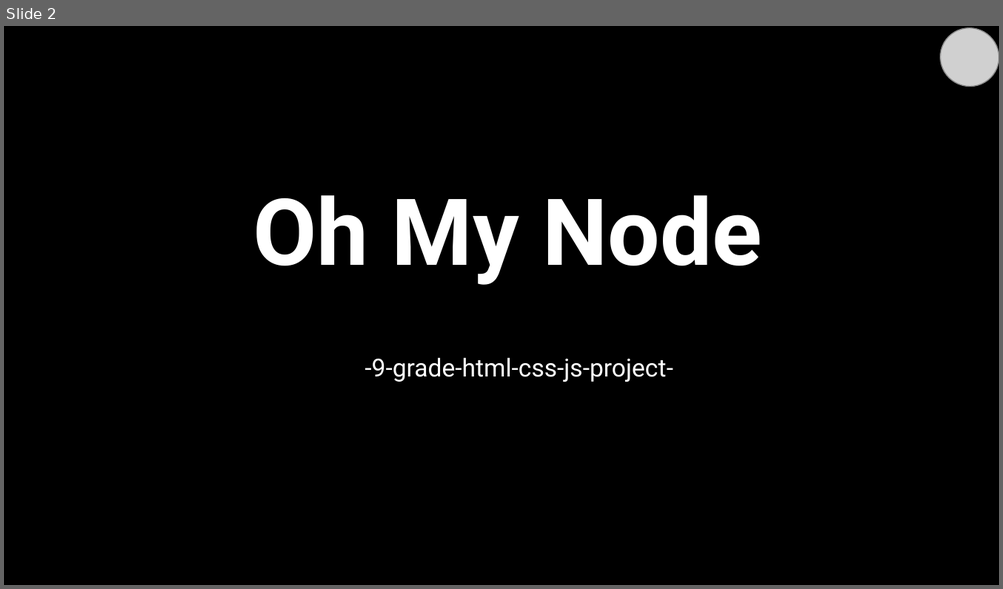
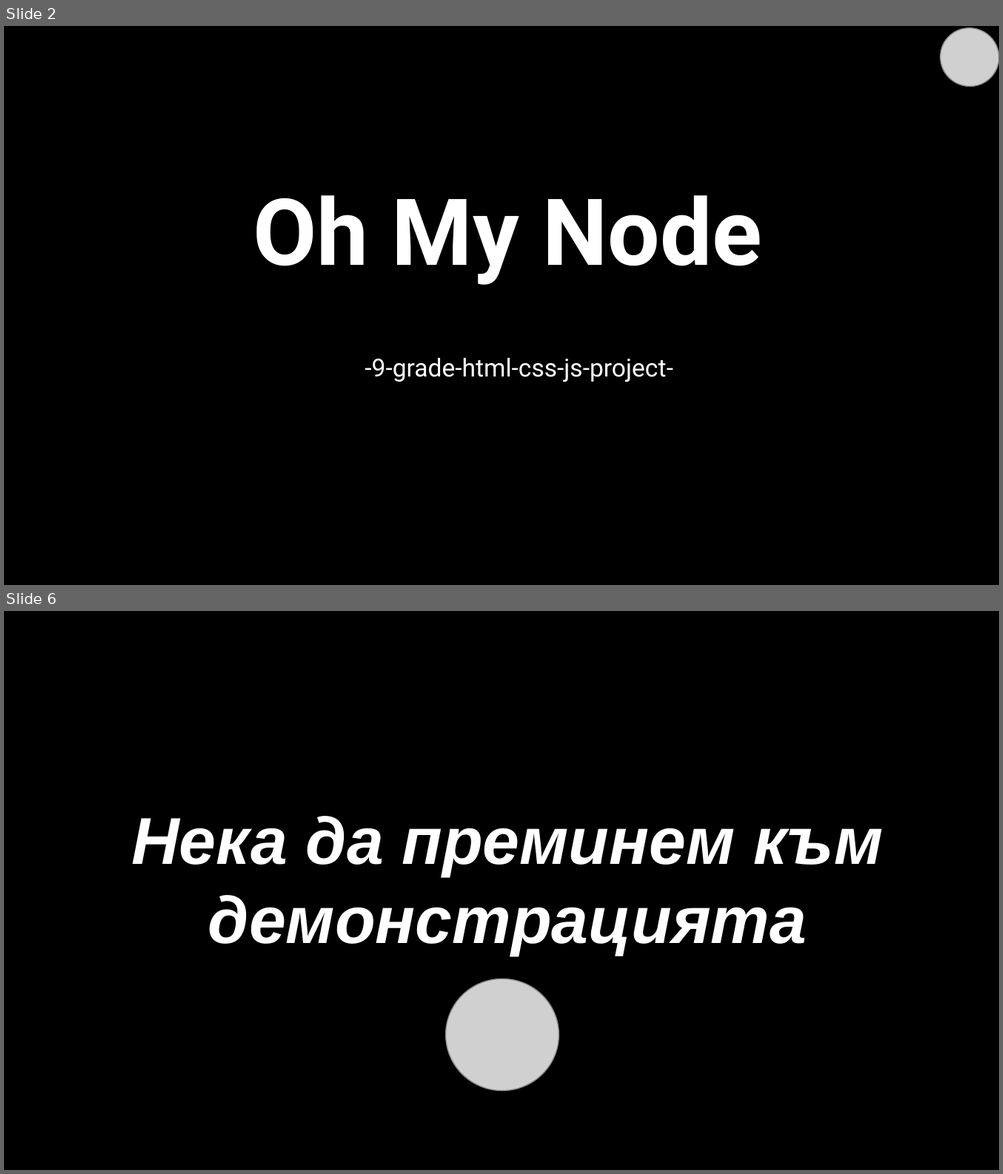
Before and after one commit to codingburgas/2526-dual-education-oh-my-node, a slide deck: docs/Oh My Node-Presentation.pptx. Shown one above the other, each under a label of ours: slide 2 before the commit, slides 2 and 6 after it; the slides between them are not shown. The pictures are 1003x589 and 1003x1174 pixels, drawn with LibreOffice and Linux fonts; fonts in the diff are those of the drawing; grey boxes stand for pictures; background and template pictures are left out. Boxes give left, top, right and bottom in pixels: in the first picture for what was removed or moved away, otherwise in the second. Text is boxed around its words. In the diff, an @@ line names an element or a change of style, - is before the commit and + after.

```diff
--- a/docs/Oh My Node-Presentation.pptx
+++ b/docs/Oh My Node-Presentation.pptx
@@ slide 6 added at [4, 611, 999, 1170], background picture (left out) @@
@@ text added at [131, 816, 883, 955], 48 pt, text #FFFFFF, bold, italic @@
+Нека да преминем към демонстрацията
@@ picture added at [446, 979, 559, 1091] @@
```
Also in this commit, not shown: 2 slides changed, 1 other slide added, 2 slides removed.
